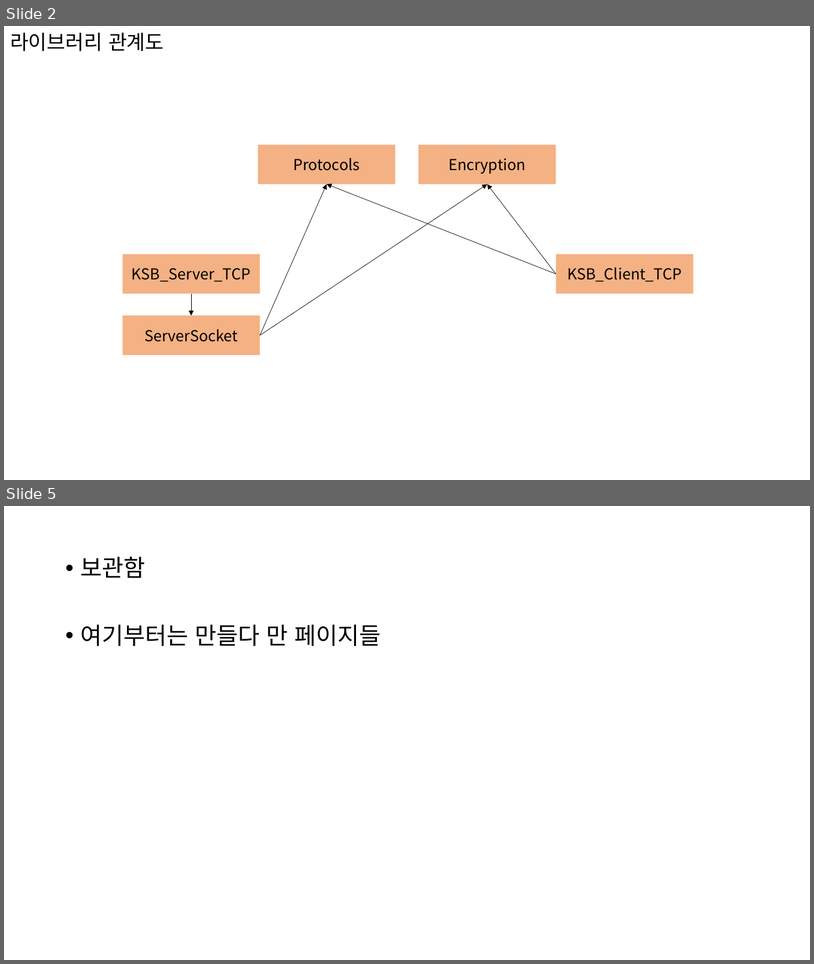
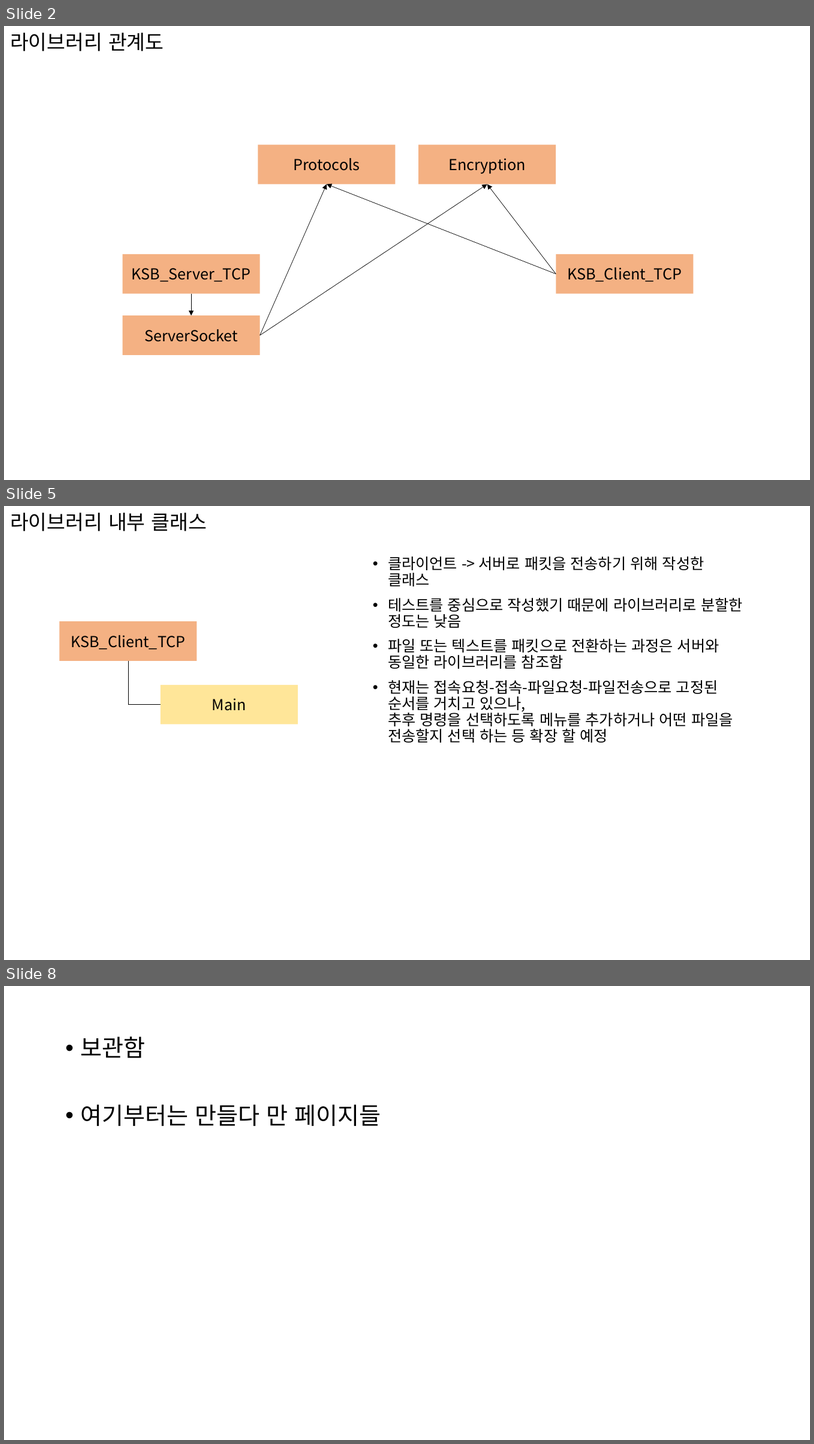
Before and after one commit to rlatjrqja/Server3, a slide deck: 서버프로그래밍.pptx. Shown one above the other, each under a label of ours: slides 2 and 5 before the commit, slides 2, 5 and 8 after it; the slides between them are not shown. The pictures are 814x964 and 814x1444 pixels, drawn with LibreOffice and Linux fonts; fonts in the diff are those of the drawing. Boxes give left, top, right and bottom in pixels: in the first picture for what was removed or moved away, otherwise in the second. Text is boxed around its words. In the diff, an @@ line names an element or a change of style, - is before the commit and + after.

```diff
--- a/서버프로그래밍.pptx
+++ b/서버프로그래밍.pptx
@@ slide 5 added at bbox=[4, 506, 810, 960], background #FFFFFF @@
@@ title added at bbox=[10, 513, 207, 531], 24 pt, text #000000 @@
+라이브러리 내부 클래스
@@ text added at bbox=[388, 556, 743, 742], 18 pt, text #000000 @@
+• 클라이언트 -> 서버로 패킷을 전송하기 위해 작성한 클래스
+• 테스트를 중심으로 작성했기 때문에 라이브러리로 분할한 정도는 낮음
+• 파일 또는 텍스트를 패킷으로 전환하는 과정은 서버와 동일한 라이브러리를 참조함
+• 현재는 접속요청-접속-파일요청-파일전송으로 고정된 순서를 거치고 있으나,
+  추후 명령을 선택하도록 메뉴를 추가하거나 어떤 파일을 전송할지 선택 하는 등 확장 할 예정
@@ rectangle added at bbox=[60, 622, 197, 661], fill #F4B183, 18 pt, text #000000 @@
+KSB_Client_TCP
@@ elbow line added from (128, 661) to (161, 705), #000000 0.5 pt @@
@@ rectangle added at bbox=[161, 684, 298, 724], fill #FFE699, 18 pt, text #000000 @@
+Main
@@ what was slide 5 is now slide 8 @@
```
Also in this commit, not shown: 2 slides changed, 2 other slides added.
